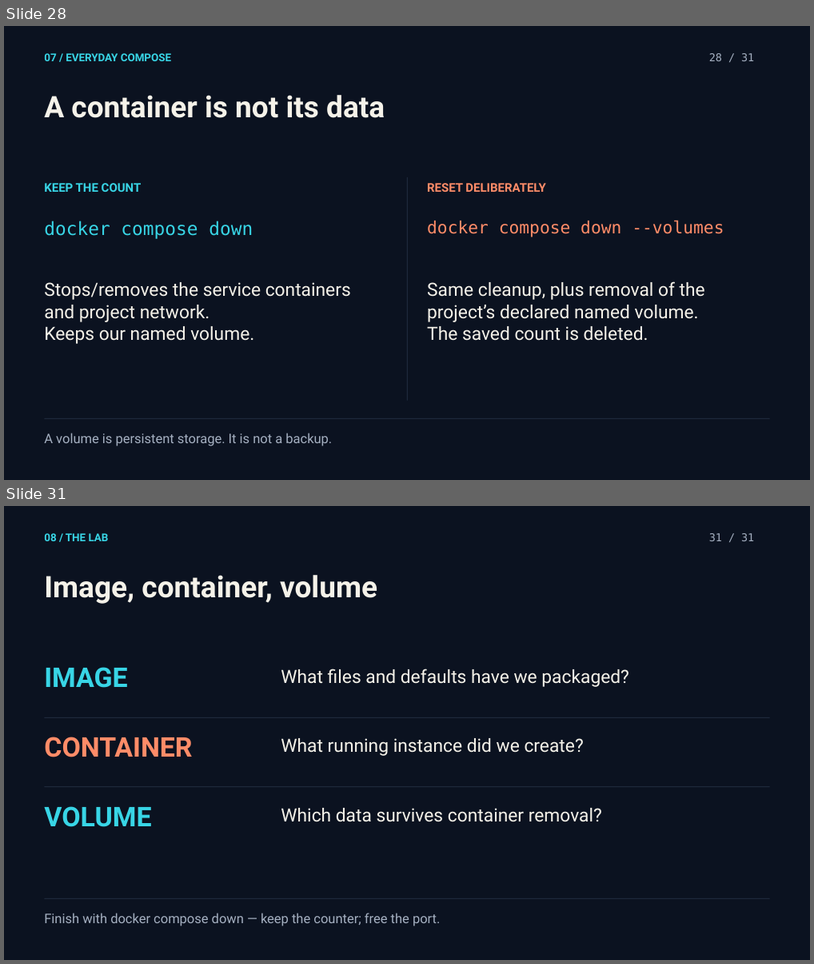
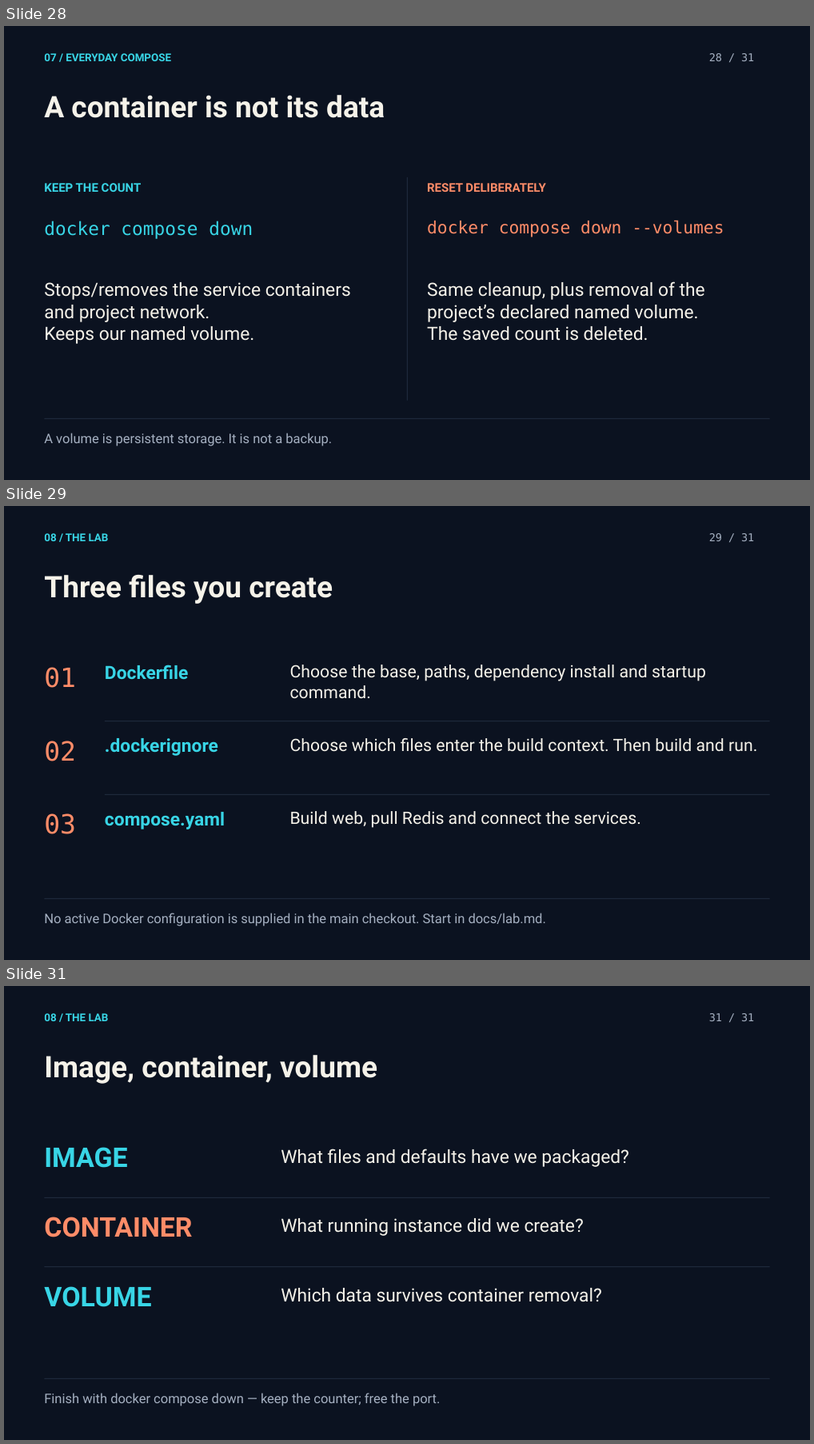
Before and after one commit to APP-Factory-USIU/AF-P1-Docker, a slide deck: slides/docker-introduction.pptx. Shown one above the other, each under a label of ours: slides 28 and 31 before the commit, slides 28, 29 and 31 after it; the slides between them are not shown. The pictures are 814x964 and 814x1444 pixels, drawn with LibreOffice and Linux fonts; fonts in the diff are those of the drawing. Boxes give left, top, right and bottom in pixels: in the first picture for what was removed or moved away, otherwise in the second. Text is boxed around its words. In the diff, an @@ line names an element or a change of style, - is before the commit and + after.

Commit message:
Turn Docker workshop into a guided lab
Move completed Docker configuration into an instructor answer key and
teach students to create the files through staged exercises. Update
documentation, slides, CI, and app defaults for the starter workflow.

```diff
--- a/slides/docker-introduction.pptx
+++ b/slides/docker-introduction.pptx
@@ slide 29 added at (4, 506, 810, 960), background #0B1220 @@
@@ text added at (44, 533, 109, 541), 12.8 pt, text #38D5E6, bold @@
+08 / THE LAB
@@ text added at (710, 533, 754, 541), 12.8 pt, text #A5B0C1 @@
+29 / 31
@@ text added at (44, 575, 333, 604), 35.2 pt, text #F5F2E9, bold @@
+Three files you create
@@ text added at (44, 667, 76, 688), 31.5 pt, text #FF8C68 @@
+01
@@ text added at (105, 664, 188, 679), 21.8 pt, text #38D5E6, bold @@
+Dockerfile
@@ text added at (290, 664, 706, 699), 20.2 pt, text #F5F2E9 @@
+Choose the base, paths, dependency install and startup command.
@@ rectangle added at (105, 720, 770, 721), fill #29364A @@
@@ text added at (44, 740, 76, 761), 31.5 pt, text #FF8C68 @@
+02
@@ text added at (105, 738, 218, 756), 21.8 pt, text #38D5E6, bold @@
+.dockerignore
@@ text added at (290, 738, 758, 752), 20.2 pt, text #F5F2E9 @@
+Choose which files enter the build context. Then build and run.
@@ text added at (44, 813, 76, 834), 31.5 pt, text #FF8C68 @@
+03
@@ rectangle added at (105, 794, 770, 795), fill #29364A @@
@@ text added at (105, 812, 225, 829), 21.8 pt, text #38D5E6, bold @@
+compose.yaml
@@ text added at (290, 811, 642, 828), 20.2 pt, text #F5F2E9 @@
+Build web, pull Redis and connect the services.
@@ text added at (44, 912, 546, 926), 15.8 pt, text #A5B0C1 @@
+No active Docker configuration is supplied in the main checkout. Start in docs/lab.md.
@@ rectangle added at (45, 898, 770, 899), fill #29364A @@
```
Also in this commit, not shown: 3 slides changed, 1 slide removed, 13 other files.
